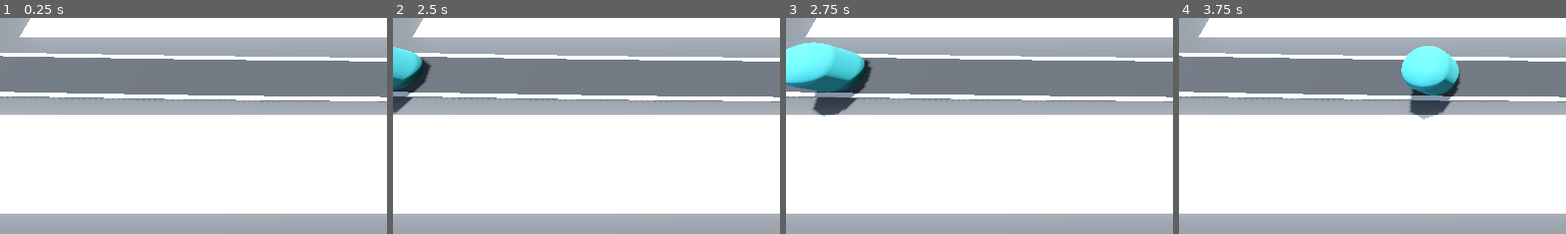
Above: before the commit, frames 1-4 (left to right).
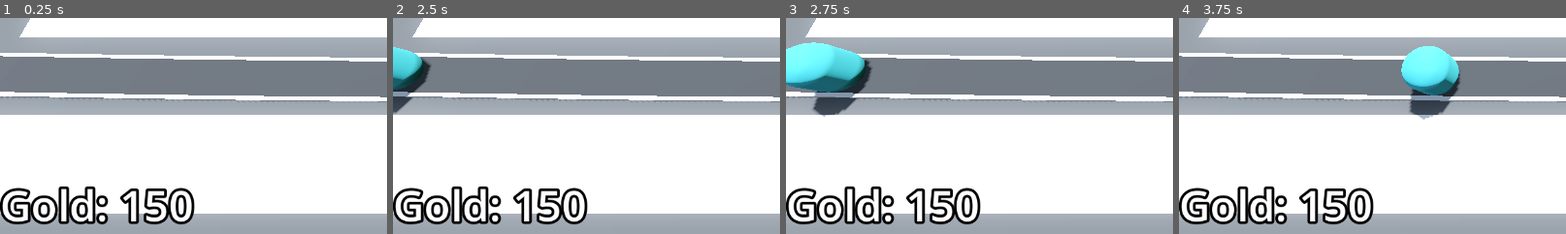
Above: after the commit, the same moments.

Repository: cpurdy-cs/Barbarian-Blaster-Class
Game: Godot game, scene res://base_level.tscn
The game is run twice, just before and just after one commit, with the same random seed, the same clock (stepped at 60 frames per second) and the same inputs.
Inputs (mouse positions are % of the whole screen's width and height, from its top left):
- Up to frame 1 (0.25 s): no input
- Up to frame 2 (2.5 s): tap Enter at 0.5, 2 s; move the mouse to (72, 45) at 0.52 s; click (72, 45) at 0.6 s; tap Space at 1.25 s; move the mouse to (30, 55) at 1.27 s; click (30, 55) at 1.35 s; move the mouse to (60, 28) at 2.02 s; click (60, 28) at 2.1 s
- Up to frame 3 (2.75 s): no input
- Up to frame 4 (3.75 s): move the mouse to (45, 70) at 2.77 s; click (45, 70) at 2.85 s; move the mouse to (80, 65) at 3.52 s; click (80, 65) at 3.6 s
The pictures show only the part of the screen within x 0-50%, y 50-100%; the shares and areas given below are measured in that part.

The runs differ from the first frame. In frame 1, 4.6% of the frame differs, in the area x 0-51%, y 78-96%; in frame 2, 4.6%; in frame 3, 4.6%; in frame 4, 4.6%.

Commit message:
add bank still wip

Diff:
--- /dev/null
+++ b/Bank/bank.gd
@@ -0,0 +1,12 @@
+extends MarginContainer
+
+@export var starting_gold := 150
+@onready var label: Label = $Label
+
+var gold : int :
+	set(new_gold):
+		gold = max(0, new_gold)
+		label.text = "Gold: " + str(gold)
+
+func _ready() -> void:
+	gold = starting_gold
--- a/base_level.tscn
+++ b/base_level.tscn
@@ -7,6 +7,7 @@
 [ext_resource type="PackedScene" uid="uid://b6a3tfb71rtov" path="res://Base/base.tscn" id="3_eesb3"]
 [ext_resource type="Script" uid="uid://bon5dpar4wygo" path="res://turret_manager.gd" id="5_ftfrf"]
 [ext_resource type="PackedScene" uid="uid://d01unib15e15u" path="res://Turret/turret.tscn" id="6_u2wky"]
+[ext_resource type="Script" uid="uid://cdnrb2lll2co0" path="res://Bank/bank.gd" id="8_bkkah"]
 
 [sub_resource type="ProceduralSkyMaterial" id="ProceduralSkyMaterial_4sal3"]
 sky_horizon_color = Color(0.66224277, 0.6717428, 0.6867428, 1)
@@ -36,6 +37,11 @@
 
 [sub_resource type="StandardMaterial3D" id="StandardMaterial3D_eesb3"]
 albedo_color = Color(0.75819176, 0.7581918, 0.75819165, 1)
+
+[sub_resource type="LabelSettings" id="LabelSettings_2elnx"]
+font_size = 64
+outline_size = 16
+outline_color = Color(0, 0, 0, 1)
 
 [node name="BaseLevel" type="Node3D"]
 
@@ -128,4 +134,20 @@
 turret = ExtResource("6_u2wky")
 enemy_path = NodePath("../EnemyPath")
 
+[node name="Bank" type="MarginContainer" parent="."]
+anchors_preset = 15
+anchor_right = 1.0
+anchor_bottom = 1.0
+grow_horizontal = 2
+grow_vertical = 2
+mouse_filter = 2
+script = ExtResource("8_bkkah")
+
+[node name="Label" type="Label" parent="Bank"]
+layout_mode = 2
+size_flags_horizontal = 0
+size_flags_vertical = 8
+text = "Gold: 150"
+label_settings = SubResource("LabelSettings_2elnx")
+
 [connection signal="timeout" from="EnemyPath/Timer" to="EnemyPath" method="_on_timer_timeout"]
Not shown, added: Bank/bank.gd.uid
Not shown: 1 places in base_level.tscn that only renumber resources
